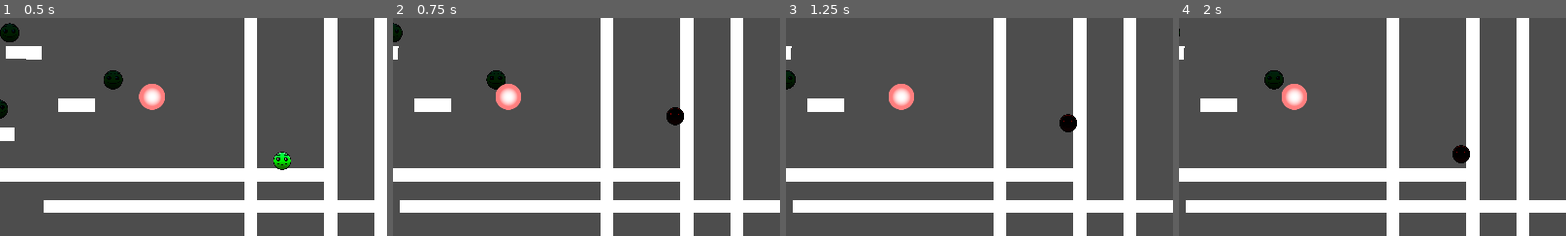
Above: before the commit, frames 1-4 (left to right).
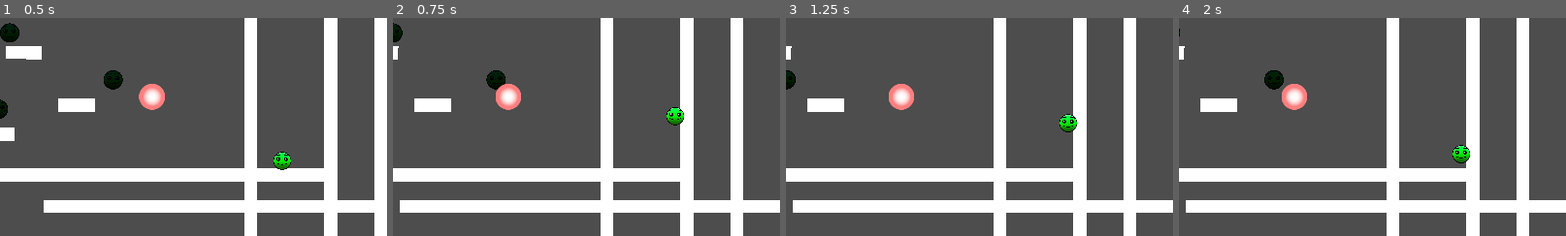
Above: after the commit, the same moments.

Repository: ReusableChopsticks/BreakoutBossfight
Game: Godot game, scene res://scenes/level_1/level.tscn
The game is run twice, just before and just after one commit, with the same random seed, the same clock (stepped at 60 frames per second) and the same inputs.
Inputs:
- Up to frame 1 (0.5 s): no input
- Up to frame 2 (0.75 s): tap Enter at 0.5 s; hold Right (move_right) from 0.53 s (still down); hold Z (jump) from 0.53 s (still down)
- Up to frame 3 (1.25 s): keep holding Right (move_right); keep holding Z (jump)
- Up to frame 4 (2 s): keep holding Right (move_right); release Z (jump) at 1.28 s; tap C (dash) at 1.35 s; tap Z (jump) at 1.52, 1.55, 1.82 s
The pictures show only the part of the screen within x 14-64%, y 50-100%; the shares and areas given below are measured in that part.

Frame 1 is identical in both runs. In frame 2, 0.2% of the frame differs, in the area x 70-76%, y 41-49%; in frame 3, 0.2%; in frame 4, 0.2%.

Commit message:
player movement code cleanup
- renamed slide_buffer to move_buffer
- more comments explaining code to future me (you're welcome)

Diff:
--- a/entities/player/player.gd
+++ b/entities/player/player.gd
@@ -1,5 +1,6 @@
 extends CharacterBody2D
-var i = 0
+class_name Player
+
 #region Movement
 @export_group("Movement")
 @export_subgroup("Basic Controls")
@@ -22,7 +23,7 @@
 @export var wjump_y_velocity = -1000
 var has_wall_coyote = false
 var has_wall_buffer = false
-var has_slide_buffer = false
+var has_move_buffer = false
 
 @export_subgroup("Apex Bonuses")
 # how much to cut off your y velocity after releasing jump / hit ceiling
@@ -46,7 +47,7 @@
 @onready var wall_coyote_timer: Timer = $Timers/WallCoyoteTimer
 @onready var buffer_timer: Timer = $Timers/BufferTimer
 @onready var wall_jump_buffer_timer: Timer = $Timers/WallJumpBufferTimer
-@onready var slide_buffer_timer: Timer = $Timers/SlideBufferTimer
+@onready var move_buffer_timer: Timer = $Timers/MoveBufferTimer
 # this is not for character animation, but controls dash timings precisely
 @onready var dash_anim: AnimationPlayer = $Animators/DashAnimationPlayer
 
@@ -95,16 +96,11 @@
 	if Input.is_action_just_pressed("jump") and not is_on_wall_only():
 		has_wall_buffer = true
 		wall_jump_buffer_timer.start()
-	if ((Input.is_action_just_pressed("move_left") or Input.is_action_just_pressed("move_right"))
-				#and not is_on_wall_only()
-				):
-		has_slide_buffer = true
-		slide_buffer_timer.start()
+	if ((Input.is_action_just_pressed("move_left") or Input.is_action_just_pressed("move_right"))):
+		has_move_buffer = true
+		move_buffer_timer.start()
 
 func handle_jump():
-	#if is_on_floor():
-		#has_wall_buffer = false
-		#has_wall_coyote = false
 	# jump if on floor or coyote time active
 	if Input.is_action_just_pressed("jump") and (is_on_floor() or has_coyote):
 		execute_jump()
@@ -114,8 +110,6 @@
 	# Hold jump to go higher
 	elif is_jumping and Input.is_action_pressed("jump") and can_hold_jump and not is_on_ceiling():
 		velocity.y = jump_velocity
-		#print(i)
-		i += 1
 	# bump head = stop jump
 	if is_on_ceiling():
 		release_jump()
@@ -139,6 +133,7 @@
 #region WallJump
 var last_wall_normal_x = 0
 func handle_wall_jump():
+	# stop previous jump when landing on wall
 	if is_on_wall_only() and not is_jumping:
 		is_jumping = false
 		can_hold_jump = false
@@ -146,19 +141,14 @@
 		# wall slide logic
 		if direction:
 			velocity.y = lerpf(velocity.y, wall_slide_speed, wall_slide_lerp)
-		#print(velocity.y)
-
-	if Input.is_action_just_pressed("jump"):
-		print("buffer and dir? " + str(direction and has_slide_buffer))
-		print("buffer: " + str(has_slide_buffer))
-		print("dir: " + str(direction))
-
+	# detect when to wall jump
 	if (Input.is_action_just_pressed("jump")
 				and (is_on_wall_only() or has_wall_coyote)
-				and (direction or has_slide_buffer)):
+				and (direction or has_move_buffer)):
 		execute_wall_jump()
 	elif is_on_wall_only() and has_wall_buffer:
 		execute_wall_jump()
+	# controls moment where wall jump velocity is forced
 	if is_wall_jumping:
 		velocity.x = lerpf(wjump_x_velocity * last_wall_normal_x, move_speed, air_friction_lerp)
 
@@ -166,13 +156,10 @@
 	last_wall_normal_x = wall_normal.x
 	velocity.y = wjump_y_velocity
 	velocity.x = wjump_x_velocity * last_wall_normal_x
-	#print(wall_normal.x)
 	has_wall_coyote = false
 	has_wall_buffer = false
-	#has_slide_buffer = false
 	is_wall_jumping = true
 	$Timers/WallJumpXBoostTimer.start()
-	print("WALL JUMP SUCCESS\n")
 #endregion
 
 func handle_gravity(delta):
@@ -195,10 +182,11 @@
 	# keep facing_dir to last direction facing when staying still
 	direction = signf(Input.get_axis("move_left", "move_right"))
 	facing_dir = direction if direction != 0 and not is_dashing else facing_dir
+	# left and right movement on ground and air
 	if direction and not is_wall_jumping:
-		#velocity.x = velocity.x + (direction * move_speed)
 		velocity.x = lerpf(velocity.x, direction * move_speed, move_lerp)
 	else:
+		# floor and air frictions
 		if is_on_floor():
 			velocity.x = lerpf(velocity.x, 0, friction_lerp)
 		else:
@@ -238,6 +226,8 @@
 	#print(velocity)
 	move_and_slide()
 	wall_normal = get_wall_normal()
+
+func print_inputs():
 	if Input.is_action_just_pressed("jump"):
 		print("jump")
 		print(is_on_wall_only())
@@ -275,6 +265,6 @@
 func _on_wall_coyote_timer_timeout():
 	has_wall_coyote = false
 
-func _on_slide_buffer_timer_timeout():
-	has_slide_buffer = false
-#endregion
+func _on_move_buffer_timer_timeout():
+	has_move_buffer = false
+#endregion
--- a/entities/player/player.tscn
+++ b/entities/player/player.tscn
@@ -136,7 +136,7 @@
 wait_time = 0.1
 one_shot = true
 
-[node name="SlideBufferTimer" type="Timer" parent="Timers"]
+[node name="MoveBufferTimer" type="Timer" parent="Timers"]
 one_shot = true
 
 [node name="WallCoyoteTimer" type="Timer" parent="Timers"]
@@ -172,7 +172,7 @@
 [connection signal="timeout" from="Timers/CoyoteTimer" to="." method="_on_coyote_timer_timeout"]
 [connection signal="timeout" from="Timers/BufferTimer" to="." method="_on_buffer_timer_timeout"]
 [connection signal="timeout" from="Timers/WallJumpBufferTimer" to="." method="_on_wall_jump_buffer_timer_timeout"]
-[connection signal="timeout" from="Timers/SlideBufferTimer" to="." method="_on_slide_buffer_timer_timeout"]
+[connection signal="timeout" from="Timers/MoveBufferTimer" to="." method="_on_move_buffer_timer_timeout"]
 [connection signal="timeout" from="Timers/WallCoyoteTimer" to="." method="_on_wall_coyote_timer_timeout"]
 [connection signal="timeout" from="Timers/WallJumpXBoostTimer" to="." method="_on_wall_jump_x_boost_timer_timeout"]
 [connection signal="timeout" from="Timers/DashCooldownTimer" to="." method="_on_dash_cooldown_timer_timeout"]
